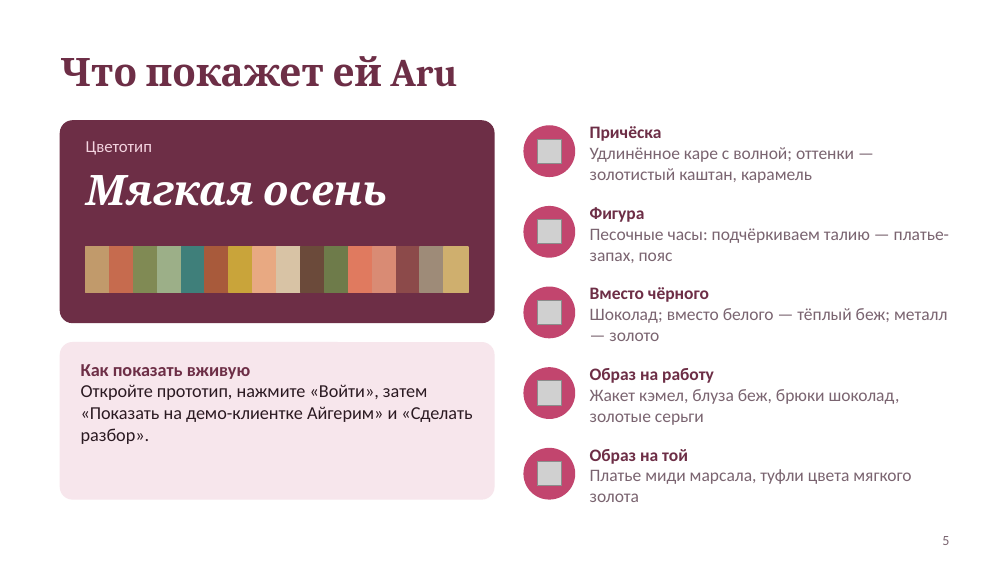
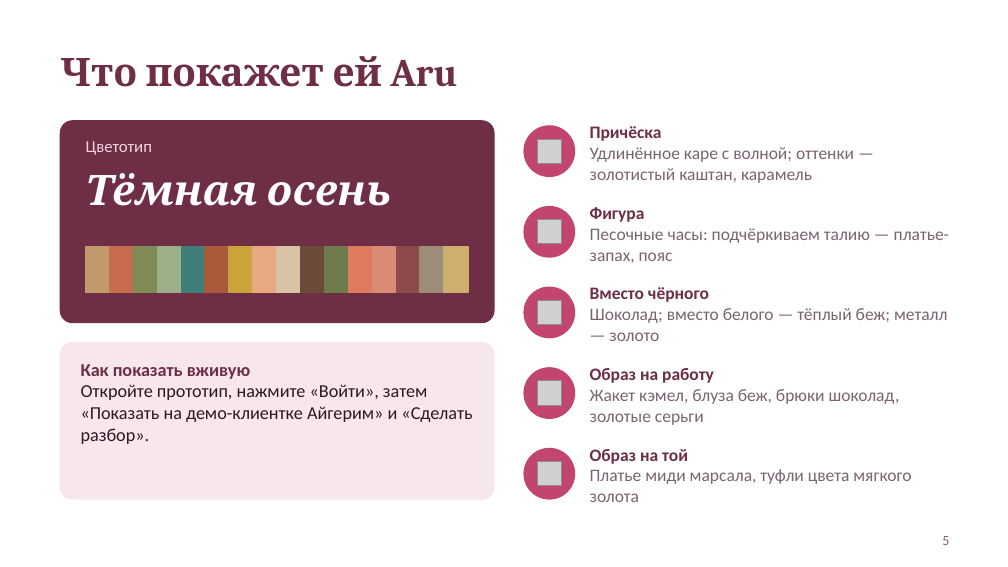
Before and after one commit to mn-stilist/aru, a slide deck: slide 5 of docs/2026-10-23_Aru-демо-клиентка-Айгерим.pptx. Drawn at 1008x567 pixels with LibreOffice and Linux fonts; fonts in the diff are those of the drawing; grey boxes stand for pictures. Boxes give left, top, right and bottom in pixels: in the first picture for what was removed or moved away, otherwise in the second. Text is boxed around its words. In the diff, an @@ line names an element or a change of style, - is before the commit and + after.

```diff
--- a/docs/2026-10-23_Aru-демо-клиентка-Айгерим.pptx
+++ b/docs/2026-10-23_Aru-демо-клиентка-Айгерим.pptx
@@ text at (86, 173, 391, 206): text changed @@
-Мягкая осень
+Тёмная осень
```
Also in this commit, not shown: 4 other files.
